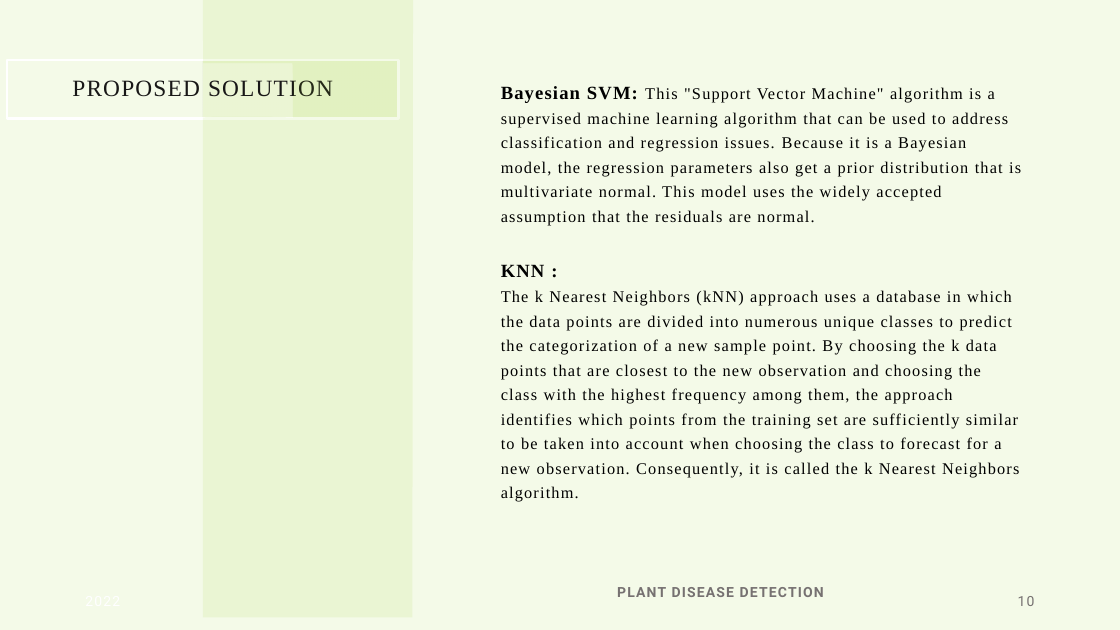
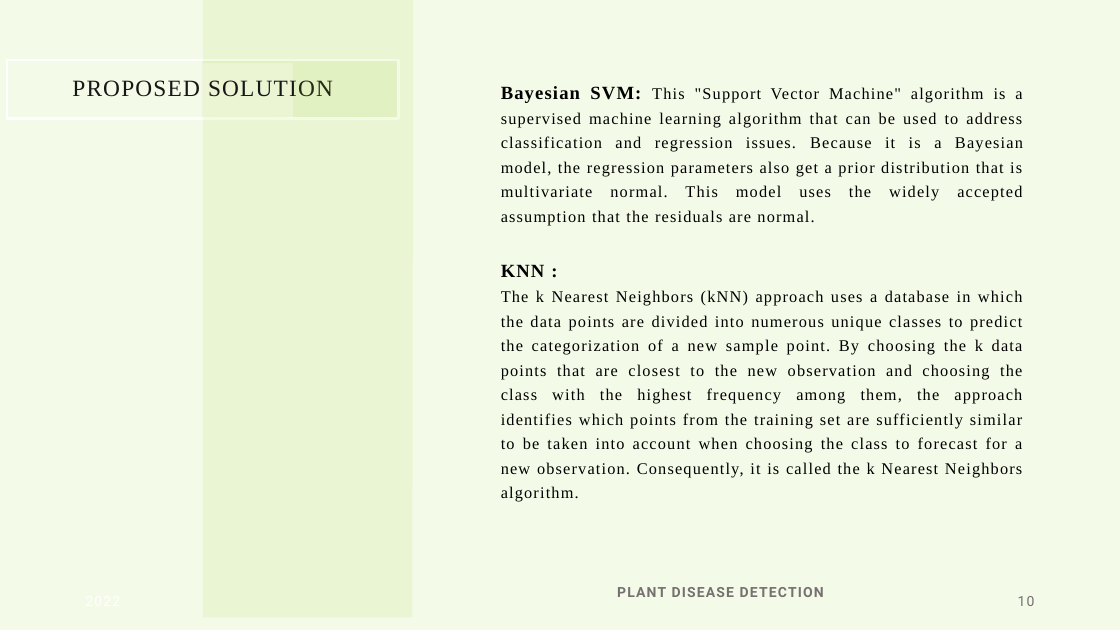
Before and after one commit to SXN99850/PlantDiseaseDetection-MLProject, a slide deck: slide 10 of Plant disease detection.pptx. Drawn at 1120x630 pixels with LibreOffice and Linux fonts; fonts in the diff are those of the drawing. Boxes give left, top, right and bottom in pixels: in the first picture for what was removed or moved away, otherwise in the second. Text is boxed around its words. In the diff, an @@ line names an element or a change of style, - is before the commit and + after.

```diff
--- a/Plant disease detection.pptx
+++ b/Plant disease detection.pptx
@@ text at (x1=501, y1=86, x2=1023, y2=502): alignment left to justified @@
```
Also in this commit, not shown: 3 other slides changed.
